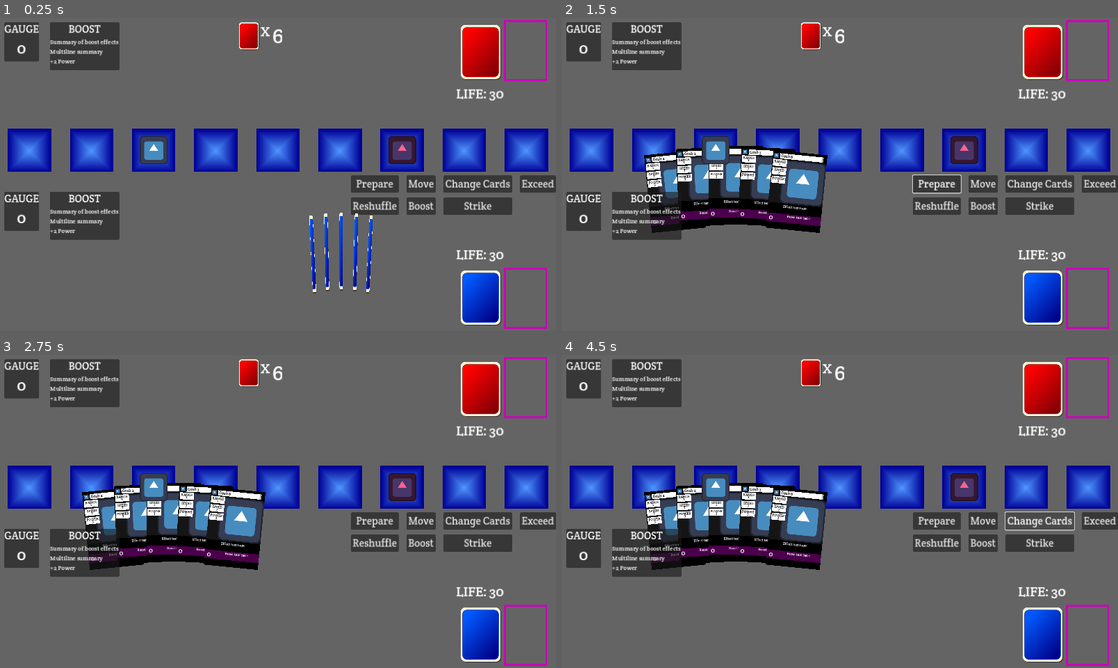
Above: before the commit, frames 1-4 (two rows, left to right).
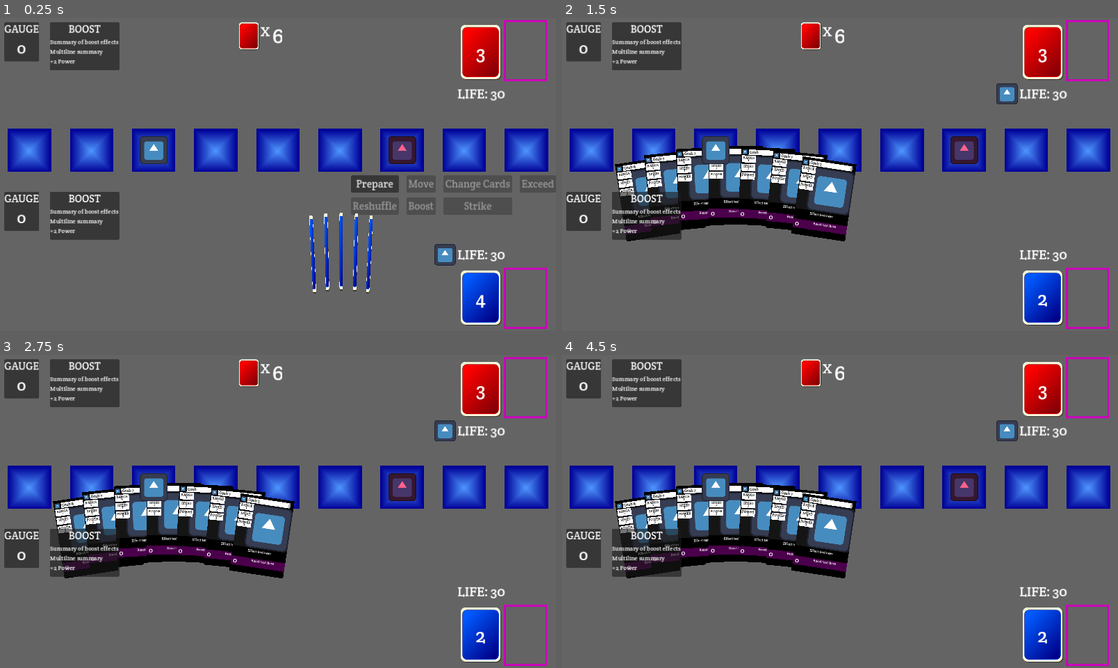
Above: after the commit, the same moments.

Repository: daniel-k-taylor/exceedgameclient
Game: Godot game, scene res://scenes/game/game.tscn
The game is run twice, just before and just after one commit, with the same random seed, the same clock (stepped at 60 frames per second) and the same inputs. The engine's default icon, where the game draws it, is replaced by a stand-in: a white triangle on a blue panel in a dark square.
Inputs (mouse positions are in pixels of both pictures, inside the frame that each line leads up to):
- Up to frame 1 (0.25 s): no input
- Up to frame 2 (1.5 s): click "Prepare" at 0.5 s; click (645, 199) at 1.27 s
- Up to frame 3 (2.75 s): click (478, 636) at 2.02 s
- Up to frame 4 (4.5 s): click (984, 520) at 2.75 s, where only the run before the commit has a clickable "Move"; click (1090, 636) at 3.52 s; click (1040, 520) at 4.25 s, where only the run before the commit has a clickable "Change Cards"

The runs differ from the first frame. In frame 1, 1.0% of the frame differs, in the area x 63-100%, y 9-93%; in frame 2, 6.9%, in the area x 9-100%, y 9-93%; in frame 3, 6.8%; in frame 4, 6.9%.

Commit message:
Finish prepare action

Diff:
--- a/data/decks/testdeck.json
+++ b/data/decks/testdeck.json
@@ -29,6 +29,14 @@
 		{
 			"definition_id": "normal_grab7",
 			"image": "normal_grab.png"
+		},
+		{
+			"definition_id": "normal_grab7",
+			"image": "normal_grab.png"
+		},
+		{
+			"definition_id": "normal_grab7",
+			"image": "normal_grab.png"
 		}
 	]
 }
--- a/scenes/card/card_base.gd
+++ b/scenes/card/card_base.gd
@@ -2,6 +2,7 @@
 
 signal raised_card(card)
 signal lowered_card(card)
+signal clicked_card(card)
 
 const StatPanel = preload("res://scenes/card/stat_panel.gd")
 @onready var range_panel : StatPanel = $CardContainer/CardBox/AbiltiesImagePanel/StatsHBox/StatsColumn/RangePanel
@@ -13,12 +14,13 @@
 const HighlightColor = Color('#36fff3')
 
 enum {
+	Focusing,
 	InDeck,
 	InHand,
-	Focusing,
+	Discarding,
+	Dragging,
+	DrawingToHand,
 	Unfocusing,
-	DrawingToHand,
-	Dragging,
 }
 
 var state = InDeck
@@ -43,6 +45,8 @@
 var focus_pos
 var focus_rot
 
+var selected = false
+
 const DRAW_ANIMATION_LENGTH = 0.5
 const FOCUS_ANIMATION_LENGTH = 0.2
 const FOCUS_SCALE_FACTOR = 2
@@ -119,6 +123,17 @@
 			else:
 				rotation_degrees = target_rotation
 				scale = target_scale
+		Discarding:
+			set_hover_visible(false)
+			if animation_time <= 1:
+				position = start_pos.lerp(target_pos, animation_time)
+				rotation_degrees = lerpf(start_rotation, target_rotation, animation_time)
+				scale = original_scale.lerp(target_scale, animation_time)
+				animation_time += delta / animation_length
+			else:
+				position = target_pos
+				rotation_degrees = target_rotation
+				scale = target_scale
 
 func position_card_in_hand(dst_pos, dst_rot):
 	if state == DrawingToHand:
@@ -163,6 +178,10 @@
 	$CardContainer/CardBox/BoostBox/BoostDetailsBox/BoostCostIcon/BoostCost.text = "[center]%s[/center]" % boost_cost
 	$CardContainer/CardBox/BoostBox/BoostDetailsBox/BoostText.text = "[center]%s[/center]" % boost_text
 
+func set_selected(is_selected):
+	selected = is_selected
+	$CardContainer/SelectedBorder.visible = is_selected
+
 func set_resting_position(pos, rot):
 	resting_position = pos
 	resting_rotation = rot
@@ -174,6 +193,12 @@
 			target_pos = pos
 			target_rotation = rot
 
+func discard_to(pos, sca):
+	set_selected(false)
+	set_resting_position(pos, 0)
+	unfocus()
+	target_scale = sca
+	change_state(Discarding)
 
 func change_state(new_state):
 	state = new_state
@@ -250,11 +275,17 @@
 			unfocus()
 
 func _on_focus_button_down():
-	match state:
-		InHand, Focusing:
-			begin_drag()
+	# TODO: When to drag?
+#	match state:
+#		InHand, Focusing:
+#			begin_drag()
+	pass
 
 func _on_focus_button_up():
 	match state:
 		Dragging:
 			end_drag()
+
+
+func _on_focus_pressed():
+	emit_signal("clicked_card", self)
--- a/scenes/card/card_base.tscn
+++ b/scenes/card/card_base.tscn
@@ -182,7 +182,15 @@
 texture_hover = ExtResource("5_tig0d")
 stretch_mode = 0
 
+[node name="SelectedBorder" type="TextureRect" parent="CardContainer"]
+visible = false
+modulate = Color(0, 0.701961, 0.0666667, 1)
+layout_mode = 2
+mouse_filter = 2
+texture = ExtResource("5_tig0d")
+
 [connection signal="button_down" from="CardContainer/Focus" to="." method="_on_focus_button_down"]
 [connection signal="button_up" from="CardContainer/Focus" to="." method="_on_focus_button_up"]
 [connection signal="mouse_entered" from="CardContainer/Focus" to="." method="_on_focus_mouse_entered"]
 [connection signal="mouse_exited" from="CardContainer/Focus" to="." method="_on_focus_mouse_exited"]
+[connection signal="pressed" from="CardContainer/Focus" to="." method="_on_focus_pressed"]
--- a/scenes/game/game.gd
+++ b/scenes/game/game.gd
@@ -12,11 +12,19 @@
 var NextCardId = 1
 
 var first_run_done = false
-
+var select_card_require_min = 0
+var select_card_require_max = 0
+var select_card_cancel_allowed = false
+var selected_cards = []
 
 enum {
-	GameState_PlayerTurn_PickAction,
+	UIState_Initializing,
+	UIState_PickTurnAction,
+	UIState_SelectCards,
+	UIState_WaitingOnOpponent,
 }
+
+var ui_state = UIState_Initializing
 
 @onready var game_logic : GameLogic = $GameLogic
 
@@ -33,12 +41,14 @@
 		draw_card(card)
 	$PlayerLife.set_life(game_logic.player.life)
 	$OpponentLife.set_life(game_logic.opponent.life)
+	_on_advance_turn()
 	$OpponentHand/OpponentHandBox/OpponentNumCards.text = str(len(game_logic.opponent.hand))
 
 
 func first_run():
 	move_character_to_arena_square($PlayerCharacter, game_logic.player.arena_location)
 	move_character_to_arena_square($OpponentCharacter, game_logic.opponent.arena_location)
+	_update_buttons()
 
 func move_character_to_arena_square(character, arena_square):
 	var arena = $StaticUI/StaticUIVBox/Arena
@@ -57,6 +67,14 @@
 		if event is InputEventMouseButton and event.is_released():
 			pass
 
+func discard_card(card):
+	var discard_pos = $PlayerDeck/Discard.global_position + $PlayerDeck/Discard.size * $PlayerDeck/Discard.scale /2
+	card.discard_to(discard_pos, $PlayerDeck/Discard.scale)
+	$PlayerHand.remove_child(card)
+	$PlayerDeck/DiscardedCards.add_child(card)
+	layout_player_hand()
+
+	# TODO: Update discard pile info
 
 func draw_card(card):
 	var new_card = add_new_card_to_hand(card.id, card.definition, card.image)
@@ -66,6 +84,11 @@
 	new_card.position = deck_position
 
 	layout_player_hand()
+	update_card_counts()
+
+func update_card_counts():
+	$PlayerDeck/DeckButton/CardCountContainer/CardCount.text = str(len(game_logic.player.deck))
+	$OpponentDeck/DeckButton/CardCountContainer/CardCount.text = str(len(game_logic.opponent.deck))
 
 func add_new_card_to_hand(id, card_def, image) -> CardBase:
 	var new_card : CardBase = CardBaseScene.instantiate()
@@ -89,6 +112,7 @@
 	new_card.name = "Card_" + str(id)
 	new_card.raised_card.connect(on_card_raised)
 	new_card.lowered_card.connect(on_card_lowered)
+	new_card.clicked_card.connect(on_card_clicked)
 	return new_card
 
 func on_card_raised(card):
@@ -105,10 +129,34 @@
 		$PlayerHand.move_child(card, card.saved_hand_index)
 		card.saved_hand_index = -1
 
+func on_card_clicked(card):
+	# If in selection mode, select/deselect card.
+	if ui_state == UIState_SelectCards:
+		var index = -1
+		for i in range(len(selected_cards)):
+			if selected_cards[i].card_id == card.card_id:
+				index = i
+				break
+
+		if index == -1:
+			# Selected, add to cards.
+			if len(selected_cards) < select_card_require_max:
+				selected_cards.append(card)
+				card.set_selected(true)
+		else:
+			# Deselect
+			selected_cards.remove_at(index)
+			card.set_selected(false)
+		_update_buttons()
+
 func layout_player_hand():
 	var num_cards = len($PlayerHand.get_children())
 	var angle = deg_to_rad(90)
 	var HandAngleChange = 0.2
+	var angle_change_amount = 0.2
+	if num_cards > 7:
+		var normal_total_angle = 0.2 * 7
+		angle_change_amount  = normal_total_angle / num_cards
 	angle += HandAngleChange * (num_cards - 1)/2
 	for i in range(num_cards):
 		var card : CardBase = $PlayerHand.get_child(i)
@@ -118,4 +166,167 @@
 		var dst_rot = (90 - rad_to_deg(angle)) / 4
 		card.set_resting_position(dst_pos, dst_rot)
 
-		angle -= 0.2
+		angle -= angle_change_amount
+
+func _log_event(event):
+	print("Event ", event['event_type'], " number=", event['number'])
+
+func get_card_in_hand_from_id(id):
+	var cards = $PlayerHand.get_children()
+	for card in cards:
+		if card.card_id == id:
+			return card
+
+func _on_advance_turn():
+	$PlayerLife.set_turn_indicator(game_logic.active_turn_player == game_logic.player)
+	$OpponentLife.set_turn_indicator(game_logic.active_turn_player == game_logic.opponent)
+
+	if game_logic.active_turn_player == game_logic.player:
+		change_ui_state(UIState_PickTurnAction)
+	else:
+		change_ui_state(UIState_WaitingOnOpponent)
+	_update_buttons()
+
+func _on_discard_event(event):
+	if event['event_player'] == game_logic.player:
+		var discard_id = event['number']
+		var card = get_card_in_hand_from_id(discard_id)
+		discard_card(card)
+	else:
+		# Discard card visual for opponent.
+		pass
+
+func _on_draw_event(event):
+	if event['event_player'] == game_logic.player:
+		var card_drawn_id = event['number']
+		for card in game_logic.player.hand:
+			if card.id == card_drawn_id:
+				draw_card(card)
+				break
+	else:
+		# Draw card visual for opponent.
+		pass
+
+func _on_game_over(event):
+	print("GAME OVER for ", event['event_player'].name)
+	# TODO: Do something useful
+
+func _on_hand_size_exceeded(event):
+	if game_logic.active_turn_player != game_logic.player:
+		# Just wait for the other player
+		return
+
+	begin_discard_selection(event['number'])
+
+func change_ui_state(new_state):
+	ui_state = new_state
+
+func set_select_instructions(text):
+	$StaticUI/StaticUIVBox/SelectCardsUI/SelectInstructions.text = text
+
+func update_discard_selection_message():
+	var num_remaining = select_card_require_min - len(selected_cards)
+	set_select_instructions("Select %s more card(s) from your hand to discard." % num_remaining)
+
+func begin_discard_selection(number_to_discard):
+	selected_cards = []
+	select_card_require_min = number_to_discard
+	select_card_require_max = number_to_discard
+	select_card_cancel_allowed = false
+
+	change_ui_state(UIState_SelectCards)
+	_update_buttons()
+
+
+func _on_reshuffle_discard(event):
+	# TODO: Play a cool animation of discard shuffling into deck
+	#       Clear discard visuals (delete those card nodes)
+	print(event)
+
+func _handle_events(events):
+	for event in events:
+		_log_event(event)
+		match event['event_type']:
+			game_logic.EventType_AdvanceTurn:
+				_on_advance_turn()
+			game_logic.EventType_Discard:
+				_on_discard_event(event)
+			game_logic.EventType_Draw:
+				_on_draw_event(event)
+			game_logic.EventType_GameOver:
+				_on_game_over(event)
+			game_logic.EventType_HandSizeExceeded:
+				_on_hand_size_exceeded(event)
+			game_logic.EventType_ReshuffleDiscard:
+				_on_reshuffle_discard(event)
+
+func _update_buttons():
+	$StaticUI/StaticUIVBox/ButtonGrid/PrepareButton.disabled = not game_logic.can_do_prepare(game_logic.player)
+	$StaticUI/StaticUIVBox/ButtonGrid/MoveButton.disabled = not game_logic.can_do_move(game_logic.player)
+	$StaticUI/StaticUIVBox/ButtonGrid/ChangeButton.disabled = not game_logic.can_do_change(game_logic.player)
+	$StaticUI/StaticUIVBox/ButtonGrid/ExceedButton.disabled = not game_logic.can_do_exceed(game_logic.player)
+	$StaticUI/StaticUIVBox/ButtonGrid/ReshuffleButton.disabled = not game_logic.can_do_reshuffle(game_logic.player)
+	$StaticUI/StaticUIVBox/ButtonGrid/BoostButton.disabled = not game_logic.can_do_boost(game_logic.player)
+	$StaticUI/StaticUIVBox/ButtonGrid/StrikeButton.disabled = not game_logic.can_do_strike(game_logic.player)
+
+	var action_buttons_visible = ui_state == UIState_PickTurnAction
+	$StaticUI/StaticUIVBox/ButtonGrid.visible = action_buttons_visible
+
+	var select_cards_ui_visible = ui_state == UIState_SelectCards
+	$StaticUI/StaticUIVBox/SelectCardsUI.visible = select_cards_ui_visible
+
+	$StaticUI/StaticUIVBox/SelectCardsUI/ButtonContainer/OkButton.disabled = not can_press_ok()
+	$StaticUI/StaticUIVBox/SelectCardsUI/ButtonContainer/CancelButton.visible = select_card_cancel_allowed
+
+	if ui_state == UIState_SelectCards and game_logic.GameState_DiscardDownToMax:
+		update_discard_selection_message()
+
+
+func can_press_ok():
+	if ui_state == UIState_SelectCards:
+		var selected_count = len(selected_cards)
+		if  selected_count >= select_card_require_min && selected_count <= select_card_require_max:
+			return true
+	return false
+
+func _on_prepare_button_pressed():
+	var events = game_logic.do_prepare(game_logic.player)
+	_handle_events(events)
+
+	_update_buttons()
+
+func _on_move_button_pressed():
+	pass # Replace with function body.
+
+
+func _on_change_button_pressed():
+	pass # Replace with function body.
+
+
+func _on_exceed_button_pressed():
+	pass # Replace with function body.
+
+
+func _on_reshuffle_button_pressed():
+	pass # Replace with function body.
+
+
+func _on_boost_button_pressed():
+	pass # Replace with function body.
+
+
+func _on_strike_button_pressed():
+	pass # Replace with function body.
+
+
+func _on_select_cards_cancel_button_pressed():
+	pass # Replace with function body.
+
+
+func _on_select_cards_ok_button_pressed():
+	if game_logic.game_state == game_logic.GameState_DiscardDownToMax:
+		var selected_card_ids = []
+		for card in selected_cards:
+			selected_card_ids.append(card.card_id)
+		var events = game_logic.do_discard_to_max(game_logic.player, selected_card_ids)
+		_handle_events(events)
--- a/scenes/game/game.tscn
+++ b/scenes/game/game.tscn
@@ -75,6 +75,33 @@
 [node name="UnderArenaMargin" type="MarginContainer" parent="StaticUI/StaticUIVBox"]
 layout_mode = 2
 
+[node name="SelectCardsUI" type="VBoxContainer" parent="StaticUI/StaticUIVBox"]
+layout_mode = 2
+size_flags_horizontal = 8
+
+[node name="SelectInstructions" type="Label" parent="StaticUI/StaticUIVBox/SelectCardsUI"]
+custom_minimum_size = Vector2(600, 0)
+layout_mode = 2
+theme_override_font_sizes/font_size = 34
+text = "Select 2 cards from your hand to discard."
+horizontal_alignment = 1
+autowrap_mode = 2
+
+[node name="ButtonContainer" type="HBoxContainer" parent="StaticUI/StaticUIVBox/SelectCardsUI"]
+layout_mode = 2
+size_flags_horizontal = 4
+theme_override_constants/separation = 21
+
+[node name="OkButton" type="Button" parent="StaticUI/StaticUIVBox/SelectCardsUI/ButtonContainer"]
+layout_mode = 2
+theme_override_font_sizes/font_size = 24
+text = "OK"
+
+[node name="CancelButton" type="Button" parent="StaticUI/StaticUIVBox/SelectCardsUI/ButtonContainer"]
+layout_mode = 2
+theme_override_font_sizes/font_size = 24
+text = "Cancel"
+
 [node name="ButtonGrid" type="GridContainer" parent="StaticUI/StaticUIVBox"]
 layout_mode = 2
 size_flags_horizontal = 8
@@ -119,6 +146,18 @@
 
 [node name="BottomMargin" type="MarginContainer" parent="StaticUI/StaticUIVBox"]
 layout_mode = 2
+
+[node name="OpponentLife" parent="." instance=ExtResource("8_mqi3u")]
+offset_left = 1000.0
+offset_top = 150.0
+offset_right = 1000.0
+offset_bottom = 150.0
+
+[node name="PlayerLife" parent="." instance=ExtResource("8_mqi3u")]
+offset_left = 1000.0
+offset_top = 520.0
+offset_right = 1000.0
+offset_bottom = 520.0
 
 [node name="PlayerDeck" type="Node2D" parent="."]
 
@@ -141,6 +180,20 @@
 ignore_texture_size = true
 stretch_mode = 4
 
+[node name="CardCountContainer" type="MarginContainer" parent="PlayerDeck/DeckButton"]
+custom_minimum_size = Vector2(125, 175)
+layout_mode = 0
+offset_right = 40.0
+offset_bottom = 40.0
+
+[node name="CardCount" type="Label" parent="PlayerDeck/DeckButton/CardCountContainer"]
+layout_mode = 2
+theme_override_colors/font_color = Color(1, 1, 1, 1)
+theme_override_font_sizes/font_size = 60
+text = "88"
+horizontal_alignment = 1
+vertical_alignment = 1
+
 [node name="Discard" type="TextureButton" parent="PlayerDeck"]
 modulate = Color(0.8, 0, 0.729412, 1)
 offset_left = 1160.0
@@ -151,6 +204,8 @@
 texture_normal = ExtResource("4_5y76h")
 texture_pressed = ExtResource("4_5y76h")
 texture_hover = ExtResource("4_5y76h")
+
+[node name="DiscardedCards" type="Node2D" parent="PlayerDeck"]
 
 [node name="OpponentDeck" type="Node2D" parent="."]
 
@@ -173,6 +228,20 @@
 ignore_texture_size = true
 stretch_mode = 4
 
+[node name="CardCountContainer" type="MarginContainer" parent="OpponentDeck/DeckButton"]
+custom_minimum_size = Vector2(125, 175)
+layout_mode = 0
+offset_right = 40.0
+offset_bottom = 40.0
+
+[node name="CardCount" type="Label" parent="OpponentDeck/DeckButton/CardCountContainer"]
+layout_mode = 2
+theme_override_colors/font_color = Color(1, 1, 1, 1)
+theme_override_font_sizes/font_size = 60
+text = "88"
+horizontal_alignment = 1
+vertical_alignment = 1
+
 [node name="Discard" type="TextureButton" parent="OpponentDeck"]
 modulate = Color(0.8, 0, 0.729412, 1)
 offset_left = 1160.0
@@ -230,18 +299,6 @@
 [node name="OpponentBoostZone" parent="." instance=ExtResource("7_gn0of")]
 position = Vector2(115, 10)
 
-[node name="OpponentLife" parent="." instance=ExtResource("8_mqi3u")]
-offset_left = 1050.0
-offset_top = 150.0
-offset_right = 1050.0
-offset_bottom = 150.0
-
-[node name="PlayerLife" parent="." instance=ExtResource("8_mqi3u")]
-offset_left = 1050.0
-offset_top = 520.0
-offset_right = 1050.0
-offset_bottom = 520.0
-
 [node name="PlayerCharacter" parent="." instance=ExtResource("9_rhsuv")]
 position = Vector2(50, -68)
 scale = Vector2(0.5, 0.5)
@@ -250,3 +307,13 @@
 modulate = Color(1, 0.384314, 0.54902, 1)
 position = Vector2(146, -68)
 scale = Vector2(0.5, 0.5)
+
+[connection signal="pressed" from="StaticUI/StaticUIVBox/SelectCardsUI/ButtonContainer/OkButton" to="." method="_on_select_cards_ok_button_pressed"]
+[connection signal="pressed" from="StaticUI/StaticUIVBox/SelectCardsUI/ButtonContainer/CancelButton" to="." method="_on_select_cards_cancel_button_pressed"]
+[connection signal="pressed" from="StaticUI/StaticUIVBox/ButtonGrid/PrepareButton" to="." method="_on_prepare_button_pressed"]
+[connection signal="pressed" from="StaticUI/StaticUIVBox/ButtonGrid/MoveButton" to="." method="_on_move_button_pressed"]
+[connection signal="pressed" from="StaticUI/StaticUIVBox/ButtonGrid/ChangeButton" to="." method="_on_change_button_pressed"]
+[connection signal="pressed" from="StaticUI/StaticUIVBox/ButtonGrid/ExceedButton" to="." method="_on_exceed_button_pressed"]
+[connection signal="pressed" from="StaticUI/StaticUIVBox/ButtonGrid/ReshuffleButton" to="." method="_on_reshuffle_button_pressed"]
+[connection signal="pressed" from="StaticUI/StaticUIVBox/ButtonGrid/BoostButton" to="." method="_on_boost_button_pressed"]
+[connection signal="pressed" from="StaticUI/StaticUIVBox/ButtonGrid/StrikeButton" to="." method="_on_strike_button_pressed"]
--- a/scenes/game/gamelogic.gd
+++ b/scenes/game/gamelogic.gd
@@ -3,8 +3,37 @@
 const StartingHandFirstPlayer = 5
 const StartingHandSecondPlayer = 6
 const MaxLife = 30
+const MaxHandSize = 7
+const MaxReshuffle = 1
 
 var NextCardId = 1
+
+enum {
+	GameState_NotStarted,
+	GameState_PickAction,
+	GameState_DiscardDownToMax,
+}
+var game_state = GameState_NotStarted
+
+enum {
+	EventType_AdvanceTurn,
+	EventType_Discard,
+	EventType_Draw,
+	EventType_GameOver,
+	EventType_HandSizeExceeded,
+	EventType_ReshuffleDiscard,
+}
+
+func create_event(event_type, event_player, num):
+	return {
+		"event_type": event_type,
+		"event_player": event_player,
+		"number": num,
+		"early_exit": event_type == EventType_GameOver
+	}
+
+func should_exit(events):
+	return events[len(events) - 1]['early_exit']
 
 class Card:
 	var id
@@ -17,16 +46,24 @@
 		image = card_image
 
 
+
 class Player:
-	var life
-	var hand
-	var deck
-	var deck_def
-	var gauge
-	var boosts
-	var arena_location
-
-	func _init(chosen_deck, card_start_id):
+	var parent
+
+	var name : String
+	var life : int
+	var hand : Array
+	var deck : Array
+	var discards : Array
+	var deck_def : Dictionary
+	var gauge : Array
+	var boosts : Array
+	var arena_location : int
+	var reshuffle_remaining : int
+
+	func _init(player_name, parent_ref, chosen_deck, card_start_id):
+		name = player_name
+		parent = parent_ref
 		life = MaxLife
 		hand = []
 		deck_def = chosen_deck
@@ -39,12 +76,47 @@
 		deck.shuffle()
 		gauge = []
 		boosts = []
+		discards = []
+		reshuffle_remaining = MaxReshuffle
 
 	func draw(num_to_draw):
+		var events : Array = []
 		for i in range(num_to_draw):
 			if len(deck) > 0:
-				hand.append(deck[0])
+				var card = deck[0]
+				hand.append(card)
 				deck.remove_at(0)
+				events += [parent.create_event(EventType_Draw, self, card.id)]
+			else:
+				events += reshuffle_discard()
+		return events
+
+	func reshuffle_discard():
+		var events : Array = []
+		if reshuffle_remaining == 0:
+			# Game Over
+			events += [parent.create_event(EventType_GameOver, self, 0)]
+		else:
+			# Put discard into deck, shuffle, subtract reshuffles
+			deck += discards
+			discards = []
+			deck.shuffle()
+			reshuffle_remaining -= 1
+			events += [parent.create_event(EventType_ReshuffleDiscard, self, reshuffle_remaining)]
+		return events
+
+	func discard(card_ids : Array):
+		var discard_cards = []
+		var events = []
+		for discard_id in card_ids:
+			for i in range(len(hand)-1, -1, -1):
+				var card = hand[i]
+				if card.id == discard_id:
+					discards.append(card)
+					hand.remove_at(i)
+					events += [parent.create_event(EventType_Discard, self, card.id)]
+					break
+		return events
 
 
 var player : Player
@@ -54,8 +126,8 @@
 var next_turn_player
 
 func initialize_game(player_deck, opponent_deck):
-	player = Player.new(player_deck, 100)
-	opponent = Player.new(opponent_deck, 200)
+	player = Player.new("Player", self, player_deck, 100)
+	opponent = Player.new("Opponent", self, opponent_deck, 200)
 
 	active_turn_player = player
 	player.arena_location = 3
@@ -64,3 +136,68 @@
 
 	player.draw(StartingHandFirstPlayer)
 	opponent.draw(StartingHandSecondPlayer)
+
+	game_state = GameState_PickAction
+
+func can_do_prepare(performing_player):
+	if game_state != GameState_PickAction:
+		return false
+	if active_turn_player != performing_player:
+		return false
+	return true
+
+func can_do_move(performing_player):
+	return false
+
+func can_do_change(performing_player):
+	return false
+
+func can_do_exceed(performing_player):
+	return false
+
+func can_do_reshuffle(performing_player):
+	return false
+
+func can_do_boost(performing_player):
+	return false
+
+func can_do_strike(performing_player):
+	return false
+
+func do_prepare(performing_player):
+	if not can_do_prepare(performing_player):
+		print("ERROR: Tried to Prepare but can't.")
+		return []
+
+	var events : Array = performing_player.draw(2)
+	if len(player.hand) > MaxHandSize:
+		game_state = GameState_DiscardDownToMax
+		events += [create_event(EventType_HandSizeExceeded, active_turn_player, len(active_turn_player.hand) - MaxHandSize)]
+	else:
+		events += advance_to_next_turn()
+
+	return events
+
+func do_discard_to_max(performing_player : Player, card_ids):
+	if performing_player != active_turn_player:
+		print("ERROR: Tried to discard for wrong player.")
+		return []
+	if game_state != GameState_DiscardDownToMax:
+		print("ERROR: Tried to discard wrong game state.")
+		return []
+
+	var events = performing_player.discard(card_ids)
+	events += advance_to_next_turn()
+
+	return events
+
+func other_player(test_player):
+	if test_player == player:
+		return opponent
+	return player
+
+func advance_to_next_turn():
+	active_turn_player = next_turn_player
+	next_turn_player = other_player(active_turn_player)
+	game_state = GameState_PickAction
+	return [create_event(EventType_AdvanceTurn, active_turn_player, 0)]
--- a/scenes/game/life_scene.gd
+++ b/scenes/game/life_scene.gd
@@ -3,3 +3,6 @@
 
 func set_life(amount):
 	$LifeHBox/Amount.text = str(amount)
+
+func set_turn_indicator(show):
+	$LifeHBox/TurnIndicator.modulate = Color(1,1,1, 1 if show else 0)
--- a/scenes/game/life_scene.tscn
+++ b/scenes/game/life_scene.tscn
@@ -1,6 +1,7 @@
-[gd_scene load_steps=2 format=3 uid="uid://1624xgdxrrg5"]
+[gd_scene load_steps=3 format=3 uid="uid://1624xgdxrrg5"]
 
 [ext_resource type="Script" path="res://scenes/game/life_scene.gd" id="1_y33ag"]
+[ext_resource type="Texture2D" uid="uid://dal2ec8wws714" path="res://icon.svg" id="2_xwmtm"]
 
 [node name="LifeScene" type="Control"]
 layout_mode = 3
@@ -12,6 +13,11 @@
 offset_right = 109.0
 offset_bottom = 49.0
 
+[node name="TurnIndicator" type="TextureRect" parent="LifeHBox"]
+layout_mode = 2
+texture = ExtResource("2_xwmtm")
+expand_mode = 3
+
 [node name="Label" type="Label" parent="LifeHBox"]
 layout_mode = 2
 theme_override_font_sizes/font_size = 32
Not shown, changed: work.todo
